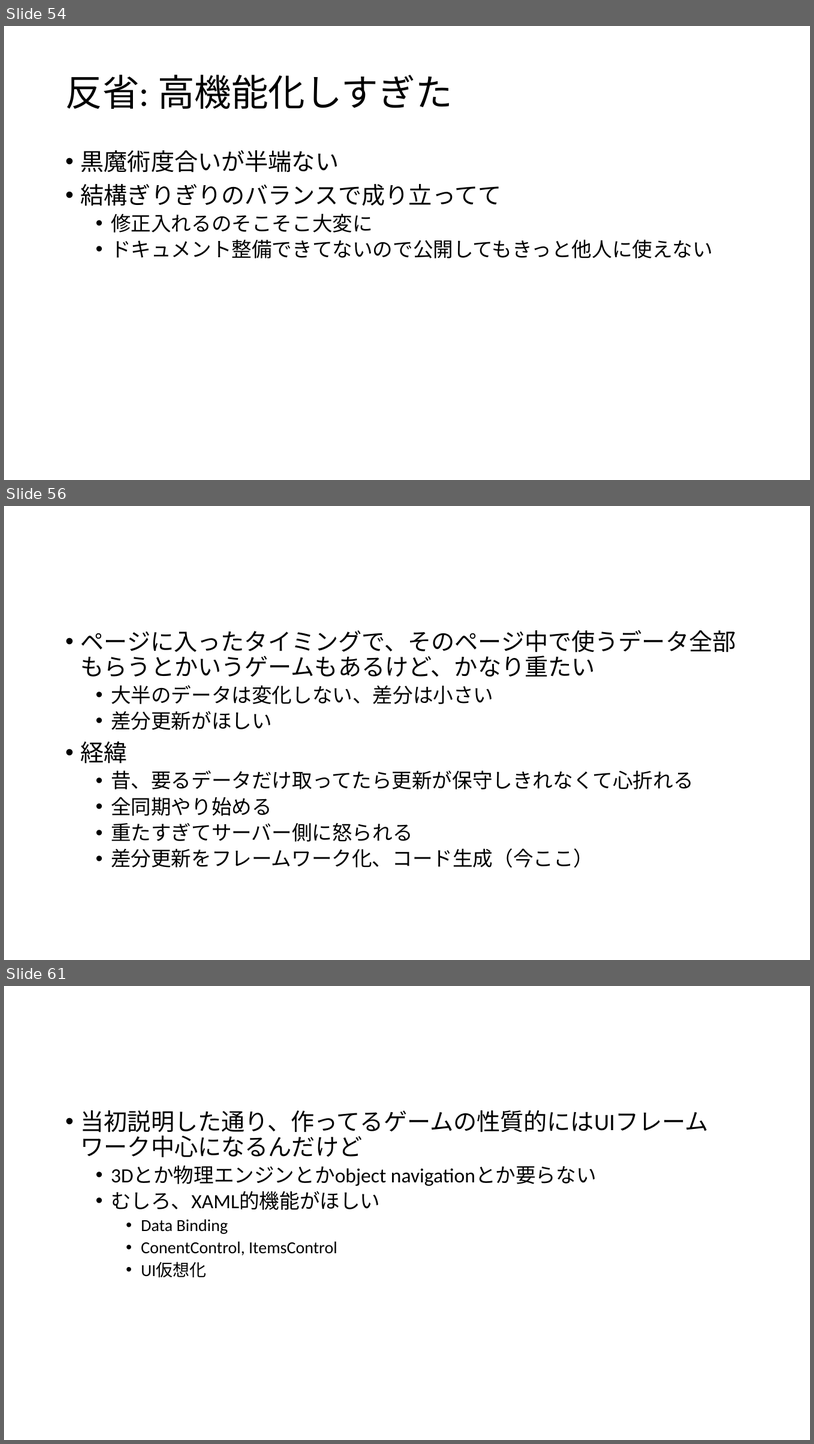
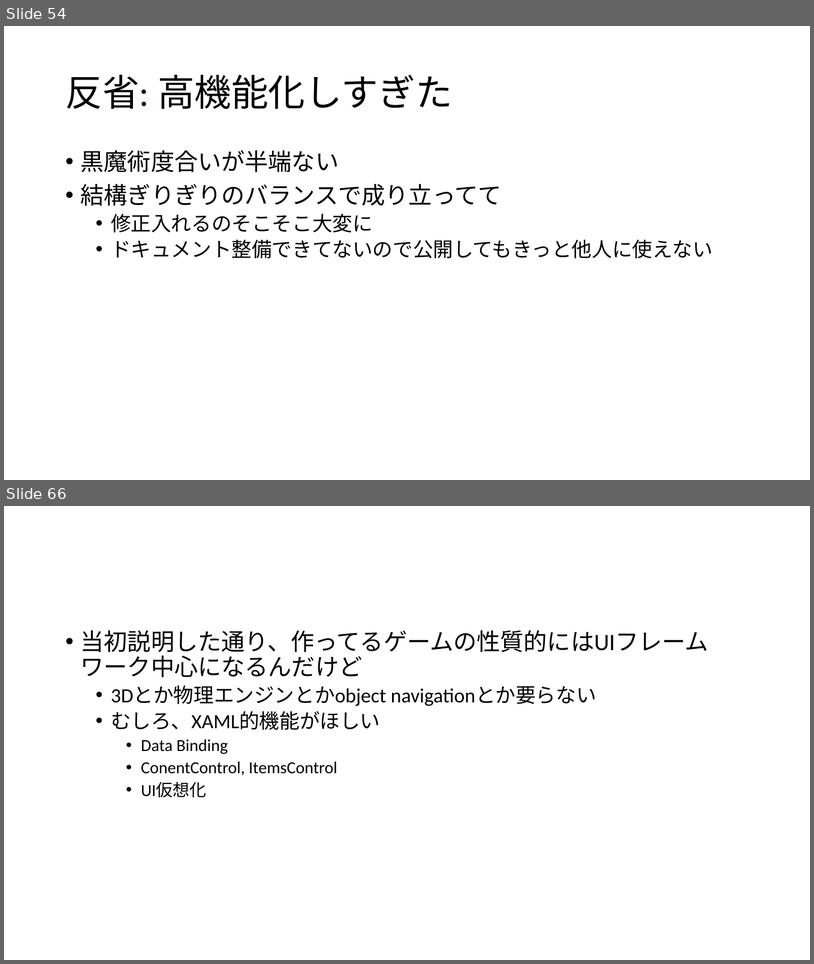
Before and after one commit to ppcuni/UnityCsharp20150321, a slide deck: doc/自社フレームワーク.pptx. Shown one above the other, each under a label of ours: slides 54, 56 and 61 before the commit, slides 54 and 66 after it; the slides between them are not shown. The pictures are 814x1444 and 814x964 pixels, drawn with LibreOffice and Linux fonts; fonts in the diff are those of the drawing. Boxes give left, top, right and bottom in pixels: in the first picture for what was removed or moved away, otherwise in the second. Text is boxed around its words. In the diff, an @@ line names an element or a change of style, - is before the commit and + after.

```diff
--- a/doc/自社フレームワーク.pptx
+++ b/doc/自社フレームワーク.pptx
@@ slide 56 removed at bbox=[4, 506, 810, 960], background #FFFFFF @@
@@ text removed at bbox=[81, 630, 737, 867] @@
-• ページに入ったタイミングで、そのページ中で使うデータ全部もらうとかいうゲームもあるけど、かなり重たい
-  • 大半のデータは変化しない、差分は小さい
-  • 差分更新がほしい
-• 経緯
-  • 昔、要るデータだけ取ってたら更新が保守しきれなくて心折れる
-  • 全同期やり始める
-  • 重たすぎてサーバー側に怒られる
-  • 差分更新をフレームワーク化、コード生成（今ここ）
@@ what was slide 61 is now slide 66 @@
```
Also in this commit, not shown: 2 slides changed, 10 slides added, 4 other slides removed.
